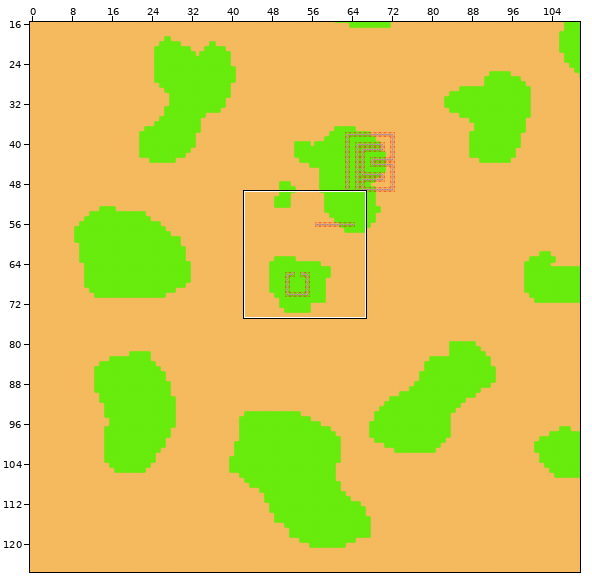
Tiled map -- assets/testmap.tmx. The first picture is a wide view before the edit; the outline marks the close-up.
Close-up. Before the commit:
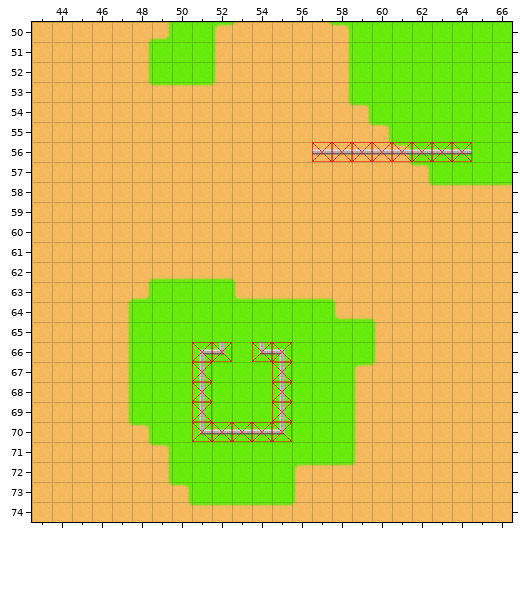
Cells are 32x32 px. Shown: x 43..66, y 50..74. The commit also changed other parts of the map, which this record leaves out.
Once edited:
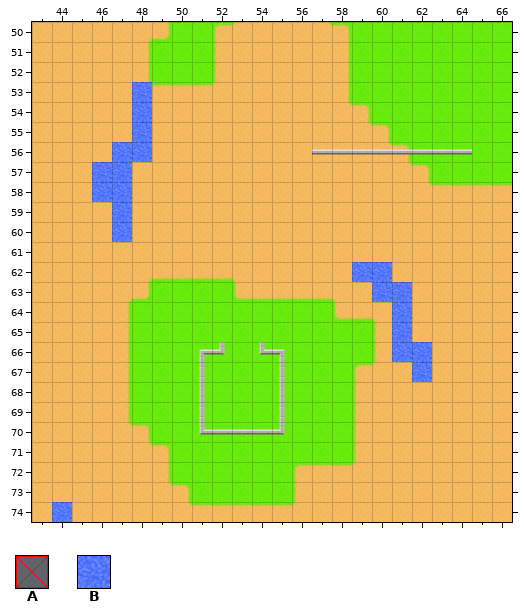
Key: from "tileset": A 17, B 81.
_ is an empty cell.
Tiles of an added or newly shown layer are drawn over the layers below it.
Change:
Layer "Collision" (now hidden):
Tile A is gone in row 56 at x 57 to 64; in row 66 at x 51 to 52 and 54 to 55; in rows 67 to 69 at x 51 and 55; in row 70 at x 51 to 55.
Layer "Iron" (added):
There is now tile B in rows 53 to 55 at x 48; in row 56 at x 47 to 48; in rows 57 to 58 at x 46 to 47; in rows 59 to 60 at x 47; in row 62 at x 59 to 60; in row 63 at x 60 to 61.
There is now tile B in rows 64 to 65 at x 61; in row 66 at x 61 to 62; in row 67 at x 62; in row 74 at x 44.
Changed places in both close-ups, as pixel boxes (x1, y1, x2, y2):
added: (92, 82, 152, 242)
removed: (312, 142, 472, 162)
added: (352, 262, 432, 382)
removed: (192, 342, 292, 442)
added: (52, 502, 72, 522)
